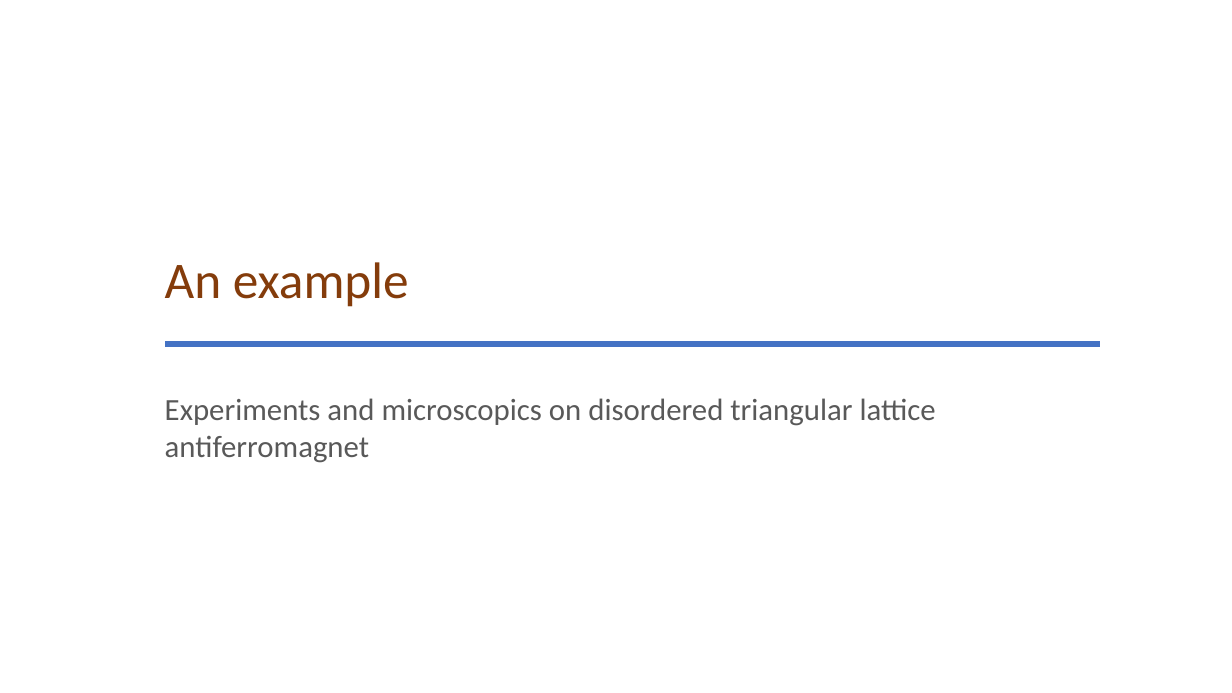
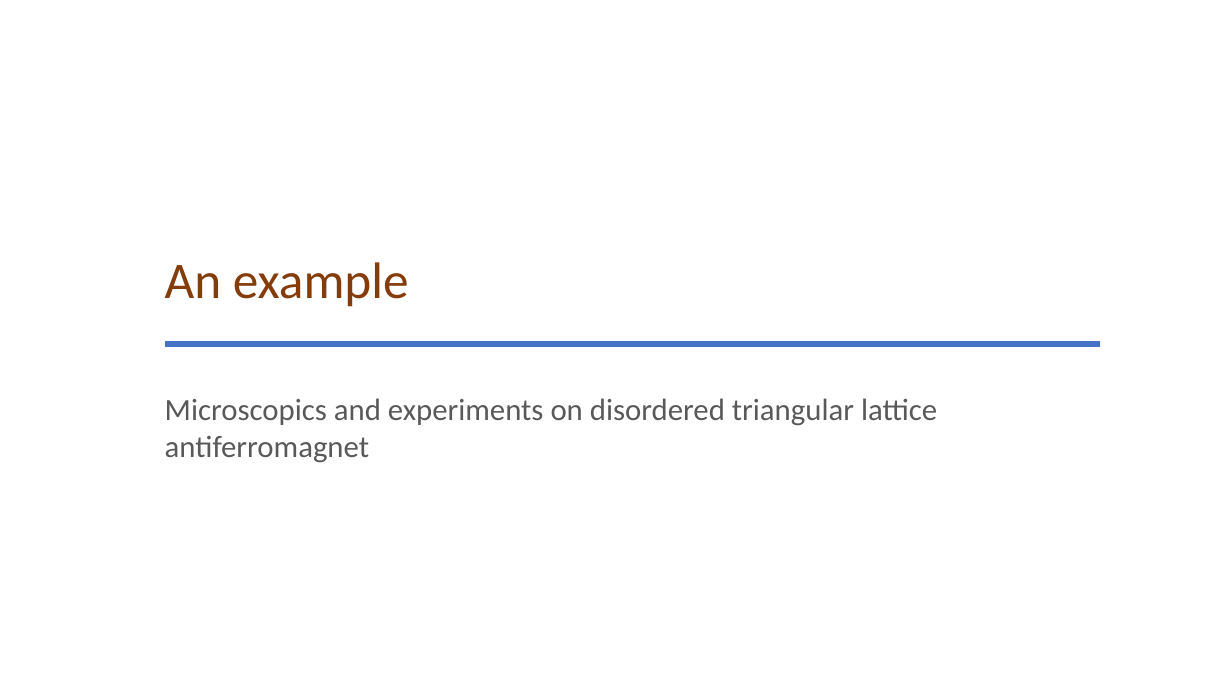
Before and after one commit to glacieant/disordered_triangular_swt, a slide deck: slide 26 of talk/disordered_non-collinear_magnet.pptx (slide 21 before the commit). Drawn at 1232x693 pixels with LibreOffice and Linux fonts; fonts in the diff are those of the drawing. Boxes give left, top, right and bottom in pixels: in the first picture for what was removed or moved away, otherwise in the second. Text is boxed around its words. In the diff, an @@ line names an element or a change of style, - is before the commit and + after.

```diff
--- a/talk/disordered_non-collinear_magnet.pptx
+++ b/talk/disordered_non-collinear_magnet.pptx
@@ subtitle at <box>165,398,937,463</box>: text changed @@
-Experiments and microscopics on disordered triangular lattice antiferromagnet
+Microscopics and experiments on disordered triangular lattice antiferromagnet
```
Also in this commit, not shown: 16 other slides changed, 15 slides added, 5 slides removed, 19 other files.
